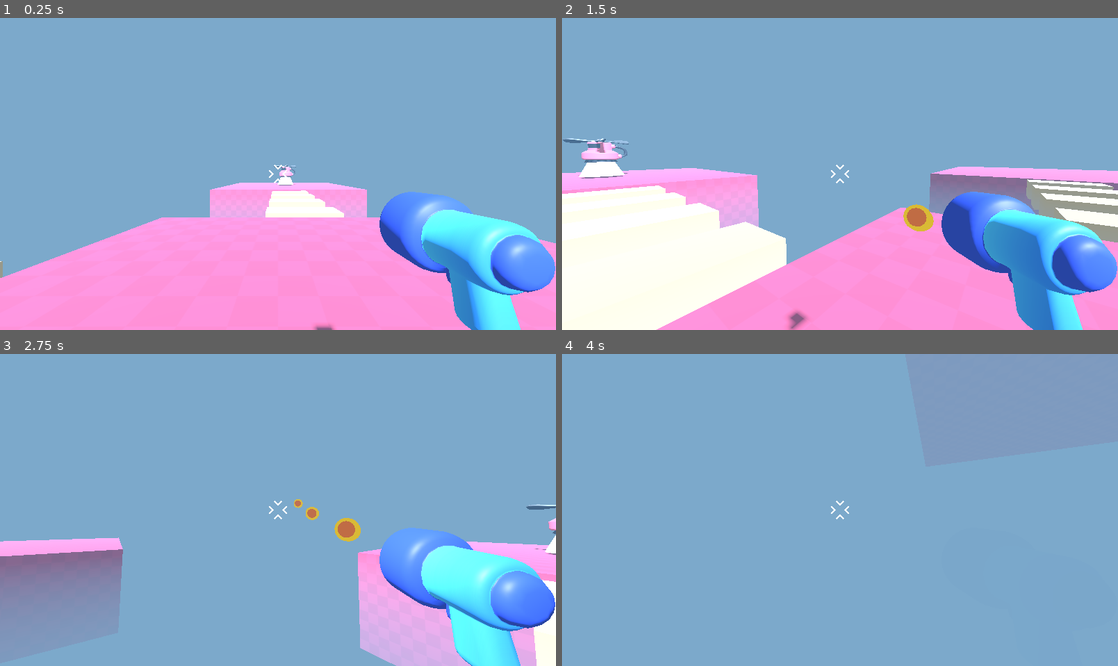
Above: before the commit, frames 1-4 (two rows, left to right).
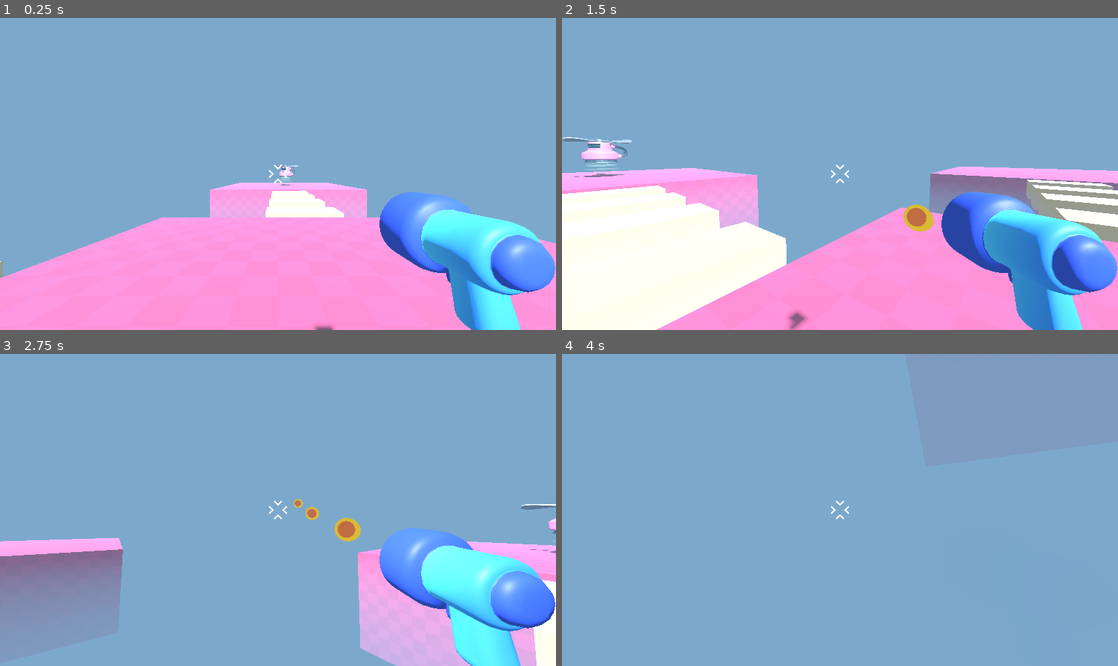
Above: after the commit, the same moments.

Repository: nesherson/survivor-arena-fps
Game: Godot game, scene res://scenes/game/game.tscn
Two runs of this game, one before a commit and one after it. Both use one fixed random seed, a clock stepped at 60 frames per second and the inputs below.
Inputs (mouse positions are in pixels of both pictures, inside the frame that each line leads up to):
- Up to frame 1 (0.25 s): no input
- Up to frame 2 (1.5 s): tap Enter at 0.5 s; move the mouse to (834, 180) at 0.52 s; press the mouse at (834, 180) at 0.53 s; hold W (move_forward) from 0.53 s (still down); tap Space (jump) at 0.77 s; move the mouse to (878, 177) at 1.27 s; release the mouse at (878, 177) at 1.28 s; click (878, 177) at 1.35 s
- Up to frame 3 (2.75 s): keep holding W (move_forward); tap Space (jump) at 1.52 s; move the mouse to (233, 506) at 2.02 s; press the mouse at (233, 506) at 2.03 s
- Up to frame 4 (4 s): move the mouse to (845, 510) at 2.77 s; release W (move_forward) at 2.78 s; release the mouse at (845, 510) at 2.78 s; hold A (move_left) 2.78-3.53 s; click (845, 510) at 2.85 s; tap Space (jump) at 3.02, 3.77 s; move the mouse to (817, 503) at 3.52 s; press the mouse at (817, 503) at 3.53 s; hold W (move_forward) from 3.53 s (still down)

The runs differ from the first frame. In frame 1, less than 0.1% of the frame differs, in the area x 49-54%, y 46-54%; in frame 2, 0.5%, in the area x 0-13%, y 38-52%; in frame 3, 0.2%; in frame 4, nothing differs.

Commit message:
Finish setting up spawner

Diff:
--- a/mob/spawner/spawner_model.tscn
+++ b/mob/spawner/spawner_model.tscn
@@ -1,14 +1,85 @@
-[gd_scene load_steps=4 format=3 uid="uid://bmnkovxugeuob"]
+[gd_scene load_steps=11 format=3 uid="uid://bmnkovxugeuob"]
 
 [ext_resource type="PackedScene" uid="uid://4uhalqw0sqbo" path="res://mob/spawner/spawner_model.glb" id="1_l1cud"]
 [ext_resource type="Shader" uid="uid://cfnwyva3u4qeb" path="res://mob/spawner/spawner_halo.gdshader" id="2_bk78j"]
+[ext_resource type="Material" uid="uid://jvnbftghahty" path="res://mob/spawner/spawner_screen_material.tres" id="3_bk78j"]
 
 [sub_resource type="ShaderMaterial" id="ShaderMaterial_lvlhh"]
 render_priority = 0
 shader = ExtResource("2_bk78j")
-shader_parameter/color = Color(0.919657, 0.579744, 0.840889, 1)
+shader_parameter/color = Color(0.249138, 0.828607, 0.582004, 1)
+
+[sub_resource type="StandardMaterial3D" id="StandardMaterial3D_lvlhh"]
+albedo_color = Color(1, 0.482353, 0.831373, 1)
+metallic = 0.35
+metallic_specular = 0.15
+roughness = 0.5
+
+[sub_resource type="StandardMaterial3D" id="StandardMaterial3D_p6j4b"]
+albedo_color = Color(0.237539, 0.237539, 0.237539, 1)
+metallic = 0.35
+metallic_specular = 0.15
+roughness = 0.5
+
+[sub_resource type="StandardMaterial3D" id="StandardMaterial3D_bk78j"]
+albedo_color = Color(0.678944, 0.678944, 0.678944, 1)
+metallic = 0.75
+metallic_specular = 0.45
+roughness = 0.4
+
+[sub_resource type="Animation" id="Animation_bk78j"]
+resource_name = "rotor_spin"
+loop_mode = 1
+tracks/0/type = "value"
+tracks/0/imported = false
+tracks/0/enabled = true
+tracks/0/path = NodePath("Top:rotation")
+tracks/0/interp = 1
+tracks/0/loop_wrap = true
+tracks/0/keys = {
+"times": PackedFloat32Array(0, 1),
+"transitions": PackedFloat32Array(1, 1),
+"update": 0,
+"values": [Vector3(0, -6.28319, 0), Vector3(0, 0, 0)]
+}
+
+[sub_resource type="Animation" id="Animation_lvlhh"]
+length = 0.001
+tracks/0/type = "value"
+tracks/0/imported = false
+tracks/0/enabled = true
+tracks/0/path = NodePath("Top:rotation")
+tracks/0/interp = 1
+tracks/0/loop_wrap = true
+tracks/0/keys = {
+"times": PackedFloat32Array(0),
+"transitions": PackedFloat32Array(1),
+"update": 0,
+"values": [Vector3(0, -6.28319, 0)]
+}
+
+[sub_resource type="AnimationLibrary" id="AnimationLibrary_p6j4b"]
+_data = {
+&"RESET": SubResource("Animation_lvlhh"),
+&"rotor_spin": SubResource("Animation_bk78j")
+}
 
 [node name="spawner_model" instance=ExtResource("1_l1cud")]
 
 [node name="halo" parent="." index="0"]
 material_override = SubResource("ShaderMaterial_lvlhh")
+
+[node name="Body" parent="." index="1"]
+surface_material_override/0 = SubResource("StandardMaterial3D_lvlhh")
+surface_material_override/1 = ExtResource("3_bk78j")
+surface_material_override/2 = SubResource("StandardMaterial3D_p6j4b")
+
+[node name="Top" parent="." index="2"]
+transform = Transform3D(1, 0, -1.74846e-07, 0, 1, 0, 1.74846e-07, 0, 1, 0, 0.783957, 0)
+material_override = SubResource("StandardMaterial3D_bk78j")
+
+[node name="AnimationPlayer" type="AnimationPlayer" parent="." index="3"]
+libraries = {
+&"": SubResource("AnimationLibrary_p6j4b")
+}
+autoplay = "rotor_spin"
--- a/scenes/enemies/mob_spawner.tscn
+++ b/scenes/enemies/mob_spawner.tscn
@@ -1,12 +1,12 @@
 [gd_scene load_steps=3 format=3 uid="uid://yagxroxn8o41"]
 
 [ext_resource type="Script" uid="uid://xwpbcja7ipk0" path="res://scripts/enemies/mob_spawner.gd" id="1_ippmo"]
-[ext_resource type="PackedScene" uid="uid://4uhalqw0sqbo" path="res://mob/spawner/spawner_model.glb" id="1_v7217"]
+[ext_resource type="PackedScene" uid="uid://bmnkovxugeuob" path="res://mob/spawner/spawner_model.tscn" id="2_ippmo"]
 
 [node name="MobSpawner" type="Node3D"]
 script = ExtResource("1_ippmo")
 
-[node name="spawner_model" parent="." instance=ExtResource("1_v7217")]
+[node name="spawner_model" parent="." instance=ExtResource("2_ippmo")]
 transform = Transform3D(1, 0, 0, 0, 1, 0, 0, 0, 1, 0, 1.7, 0)
 
 [node name="Marker3D" type="Marker3D" parent="."]
